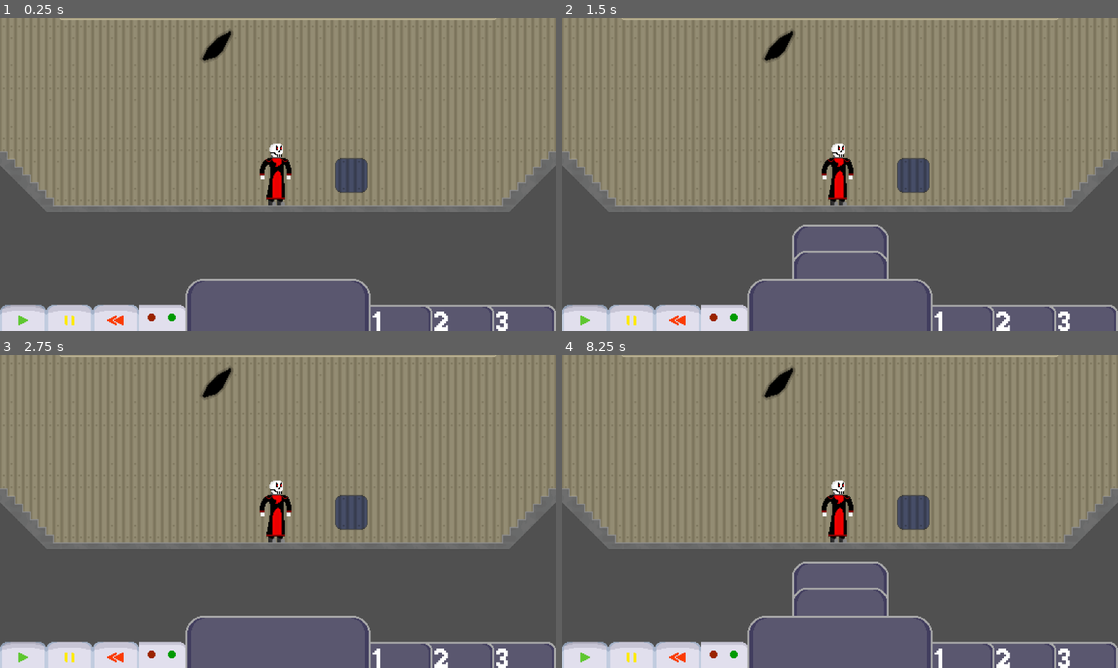
Above: before the commit, frames 1-4 (two rows, left to right).
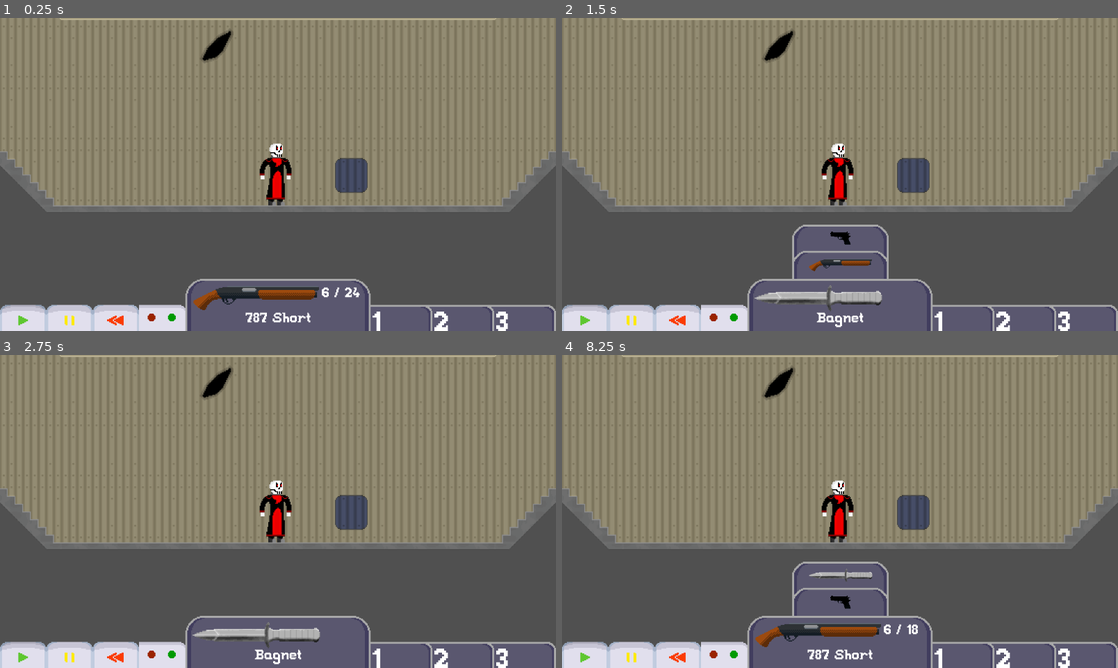
Above: after the commit, the same moments.

Repository: Symarfiusz-Renesans/KsiegaNadziei
Game: Godot game, scene res://sceny/senaPróbna.tscn
The game is run twice, just before and just after one commit, with the same random seed, the same clock (stepped at 60 frames per second) and the same inputs. This scene is started directly instead of the project's main scene.
Inputs (mouse positions are in pixels of both pictures, inside the frame that each line leads up to):
- Up to frame 1 (0.25 s): no input
- Up to frame 2 (1.5 s): click (840, 318) at 0.5 s; click (840, 237) at 1.25 s
- Up to frame 3 (2.75 s): click (22, 655) at 2 s
- Up to frame 4 (8.25 s): click (584, 655) at 2.75 s; click (628, 655) at 3.5 s; click (678, 655) at 4.25 s; click (962, 655) at 5 s; click (1023, 655) at 5.75 s; click (1084, 655) at 6.5 s; click (840, 642) at 7.25 s; click (840, 602) at 8 s

The runs differ from the first frame. In frame 1, 1.1% of the frame differs, in the area x 34-65%, y 86-98%; in frame 2, 1.2%; in frame 3, 0.9%; in frame 4, 1.4%, in the area x 34-64%, y 68-98%.

Commit message:
stworzenie systemu zmieniania broni

Diff:
--- a/obiekty/postacie/BoskiSędzia/InterfejsGracza.gd
+++ b/obiekty/postacie/BoskiSędzia/InterfejsGracza.gd
@@ -2,6 +2,17 @@
 
 @onready var wyświetlacz_innych_broni = $"wyświetlaczInnychBroni"
 @onready var główny_wyświetlacz = $"głównyWyświetlacz"
+@onready var używana_broń = $"głównyWyświetlacz/UżywanaBroń"
+@onready var nazwa_broni = $"głównyWyświetlacz/NazwaBroni"
+@onready var amunicja = $"głównyWyświetlacz/Amunicja"
+@onready var broń_1 = $"wyświetlaczInnychBroni/broń1"
+@onready var broń_2 = $"wyświetlaczInnychBroni/broń2"
+
+var głównaBroń = [preload("res://rysunki/UI/interfejsGracza/787-short.png"), "787 Short", "6 / 18"]
+var podręcznaBroń = [preload("res://rysunki/UI/interfejsGracza/Commando.png"), "Commando", "6 / 24"]
+var białaBroń = [preload("res://rysunki/UI/interfejsGracza/Bagnet.png"), "Bagnet", ""]
+
+var używanaBroń = głównaBroń
 
 var czyChować = true
 
@@ -19,3 +30,47 @@
 
 func _on_używana_broń_mouse_exited():
 	wyświetlacz_innych_broni.czyWysunąć(false)
+
+
+func _on_broń2_pressed():
+	match używanaBroń:
+		głównaBroń:
+			broń_1.texture_normal = głównaBroń[0]
+			broń_2.texture_normal = podręcznaBroń[0]
+			używana_broń.texture = białaBroń[0]
+			używanaBroń = białaBroń
+		podręcznaBroń:
+			broń_1.texture_normal = głównaBroń[0]
+			broń_2.texture_normal = podręcznaBroń[0]
+			używana_broń.texture = białaBroń[0]
+			używanaBroń = białaBroń
+		białaBroń:
+			broń_1.texture_normal = głównaBroń[0]
+			broń_2.texture_normal = białaBroń[0]
+			używana_broń.texture = podręcznaBroń[0]
+			używanaBroń = podręcznaBroń
+
+	nazwa_broni.text = używanaBroń[1]
+	amunicja.text = używanaBroń[2]
+
+
+func _on_broń1_pressed():
+	match używanaBroń:
+		głównaBroń:
+			broń_1.texture_normal = głównaBroń[0]
+			broń_2.texture_normal = białaBroń[0]
+			używana_broń.texture = podręcznaBroń[0]
+			używanaBroń = podręcznaBroń
+		podręcznaBroń:
+			broń_1.texture_normal = podręcznaBroń[0]
+			broń_2.texture_normal = białaBroń[0]
+			używana_broń.texture = głównaBroń[0]
+			używanaBroń = głównaBroń
+		białaBroń:
+			broń_1.texture_normal = podręcznaBroń[0]
+			broń_2.texture_normal = białaBroń[0]
+			używana_broń.texture = głównaBroń[0]
+			używanaBroń = głównaBroń
+
+	nazwa_broni.text = używanaBroń[1]
+	amunicja.text = używanaBroń[2]
--- a/obiekty/postacie/BoskiSędzia/InterfejsGracza.tscn
+++ b/obiekty/postacie/BoskiSędzia/InterfejsGracza.tscn
@@ -1,9 +1,13 @@
-[gd_scene load_steps=5 format=3 uid="uid://bc0eq1smevkrg"]
+[gd_scene load_steps=9 format=3 uid="uid://bc0eq1smevkrg"]
 
 [ext_resource type="Script" path="res://obiekty/postacie/BoskiSędzia/InterfejsGracza.gd" id="1_c2byk"]
 [ext_resource type="Texture2D" uid="uid://brpjkbyambgjj" path="res://rysunki/UI/interfejsGracza/ui-podNim.png" id="2_hsp50"]
 [ext_resource type="Script" path="res://obiekty/postacie/BoskiSędzia/wyświetlaczInnychBroni.gd" id="3_qi1ag"]
 [ext_resource type="Texture2D" uid="uid://0olkn802c3m" path="res://rysunki/UI/interfejsGracza/ui-wygląd.png" id="4_c50jf"]
+[ext_resource type="Texture2D" uid="uid://cog17ei6s2sg6" path="res://rysunki/UI/interfejsGracza/Commando.png" id="4_wm7q7"]
+[ext_resource type="Texture2D" uid="uid://boija85hjrbme" path="res://rysunki/UI/interfejsGracza/Bagnet.png" id="5_trvpa"]
+[ext_resource type="Texture2D" uid="uid://bo1r4da8eryix" path="res://rysunki/UI/interfejsGracza/787-short.png" id="7_3qkxu"]
+[ext_resource type="FontFile" uid="uid://b01nhi7csnkl8" path="res://Judical.ttf" id="8_be3oi"]
 
 [node name="WyświetlaczOPostaci" type="CanvasLayer"]
 script = ExtResource("1_c2byk")
@@ -29,12 +33,16 @@
 anchor_bottom = 1.0
 grow_horizontal = 2
 grow_vertical = 2
+texture_normal = ExtResource("4_wm7q7")
+stretch_mode = 3
 
 [node name="broń2" type="TextureButton" parent="wyświetlaczInnychBroni"]
 layout_mode = 1
 anchors_preset = -1
 anchor_right = 1.0
 anchor_bottom = 0.5
+texture_normal = ExtResource("5_trvpa")
+stretch_mode = 3
 
 [node name="głównyWyświetlacz" type="TextureRect" parent="."]
 light_mask = 3
@@ -101,10 +109,42 @@
 offset_right = -0.383972
 stretch_mode = 0
 
+[node name="UżywanaBroń" type="Sprite2D" parent="głównyWyświetlacz"]
+position = Vector2(531, 40.0002)
+scale = Vector2(2, 2)
+texture = ExtResource("7_3qkxu")
+
+[node name="NazwaBroni" type="Label" parent="głównyWyświetlacz"]
+layout_mode = 1
+anchors_preset = 7
+anchor_left = 0.5
+anchor_top = 1.0
+anchor_right = 0.5
+anchor_bottom = 1.0
+offset_left = -67.0
+offset_top = -38.0
+offset_right = 69.0
+offset_bottom = -5.0
+grow_horizontal = 2
+grow_vertical = 0
+theme_override_fonts/font = ExtResource("8_be3oi")
+text = "787 Short"
+horizontal_alignment = 1
+
+[node name="Amunicja" type="Label" parent="głównyWyświetlacz"]
+layout_mode = 0
+offset_left = 667.0
+offset_top = 18.0002
+offset_right = 747.0
+offset_bottom = 51.0002
+theme_override_fonts/font = ExtResource("8_be3oi")
+text = "6 / 24"
+
 [connection signal="mouse_entered" from="wyświetlaczInnychBroni/broń1" to="wyświetlaczInnychBroni" method="_on_mouse_entered"]
 [connection signal="mouse_exited" from="wyświetlaczInnychBroni/broń1" to="wyświetlaczInnychBroni" method="_on_mouse_exited"]
-[connection signal="pressed" from="wyświetlaczInnychBroni/broń1" to="wyświetlaczInnychBroni" method="_on_broń1_pressed"]
+[connection signal="pressed" from="wyświetlaczInnychBroni/broń1" to="." method="_on_broń1_pressed"]
 [connection signal="mouse_entered" from="wyświetlaczInnychBroni/broń2" to="wyświetlaczInnychBroni" method="_on_mouse_entered"]
 [connection signal="mouse_exited" from="wyświetlaczInnychBroni/broń2" to="wyświetlaczInnychBroni" method="_on_mouse_exited"]
+[connection signal="pressed" from="wyświetlaczInnychBroni/broń2" to="." method="_on_broń2_pressed"]
 [connection signal="mouse_entered" from="głównyWyświetlacz/używanaBroń" to="." method="_on_używana_broń_mouse_entered"]
 [connection signal="mouse_exited" from="głównyWyświetlacz/używanaBroń" to="." method="_on_używana_broń_mouse_exited"]
--- a/obiekty/postacie/BoskiSędzia/wyświetlaczInnychBroni.gd
+++ b/obiekty/postacie/BoskiSędzia/wyświetlaczInnychBroni.gd
@@ -30,6 +30,3 @@
 
 func _on_mouse_exited():
 	cofać = true
-
-func _on_broń1_pressed():
-	pass # Replace with function body.
